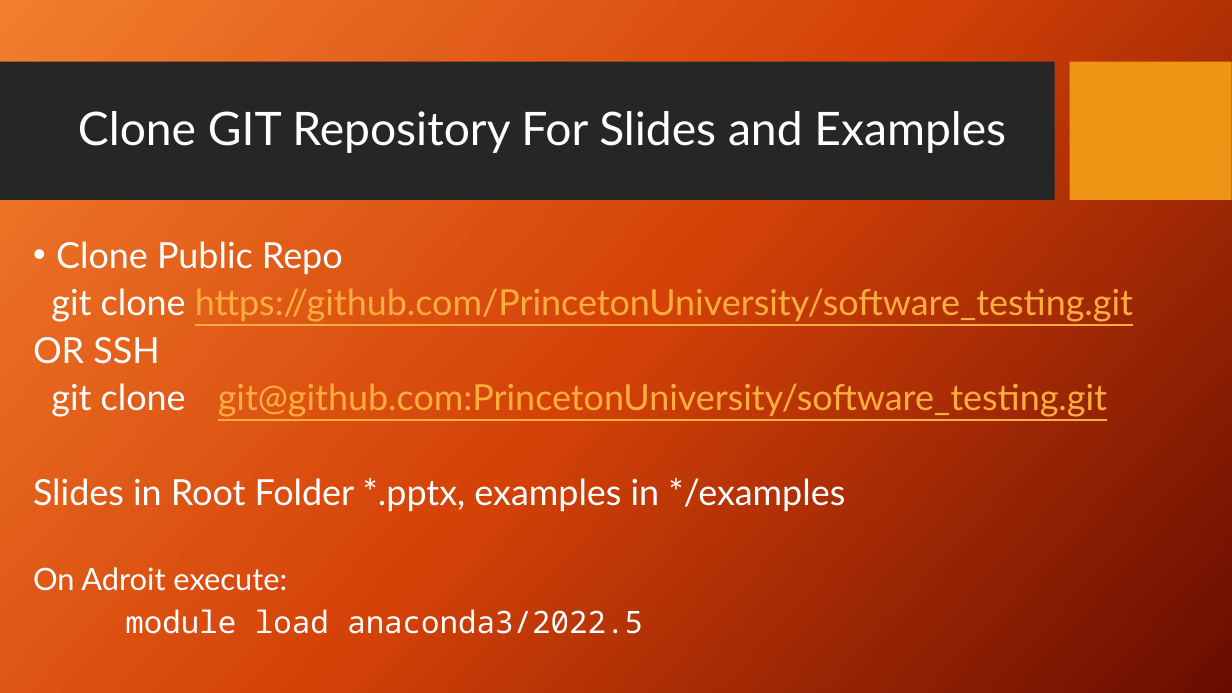
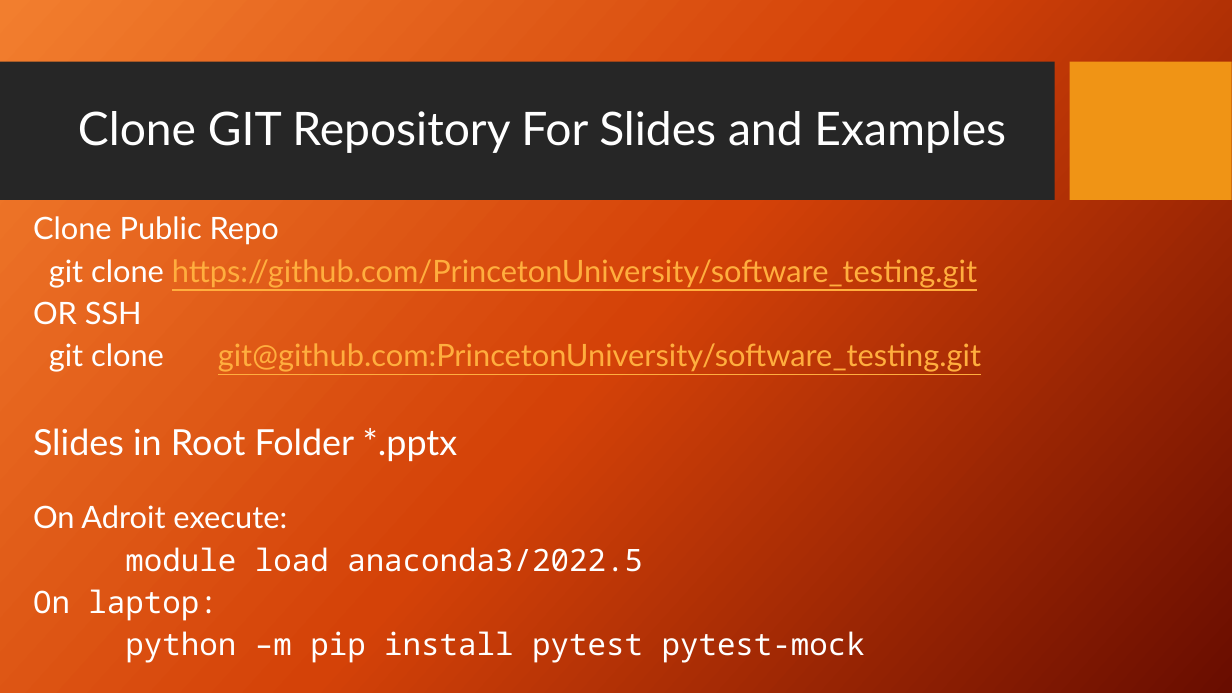
Before and after one commit to PrincetonUniversity/software_testing, a slide deck: slide 3 of UnitTestingSlides.pptx. Drawn at 1232x693 pixels with LibreOffice and Linux fonts; fonts in the diff are those of the drawing; background and template pictures are left out. Boxes give left, top, right and bottom in pixels: in the first picture for what was removed or moved away, otherwise in the second. Text is boxed around its words. In the diff, an @@ line names an element or a change of style, - is before the commit and + after.

Commit message:
add module load to slide

```diff
--- a/UnitTestingSlides.pptx
+++ b/UnitTestingSlides.pptx
@@ text "Clone Public Repo": place and size @@
-text "Clone Public Repo" at box(33, 241, 1133, 634)
+text "Clone Public Repo" at box(33, 216, 981, 663)
@@ text at box(33, 216, 981, 372): size 28 to 24 pt in "Clone Public Repo", "git clone https://github.com/PrincetonUniversity/software_te ...", "OR SSH", "git clone git@github.com:PrincetonUniversity/software_testin ..."; bullet • to none @@
@@ text at box(33, 428, 457, 461): text changed @@
-Slides in Root Folder *.pptx, examples in */examples
+Slides in Root Folder *.pptx
@@ text at box(33, 589, 865, 663): paragraphs added @@
+On laptop:
+python –m pip install pytest pytest-mock
```
